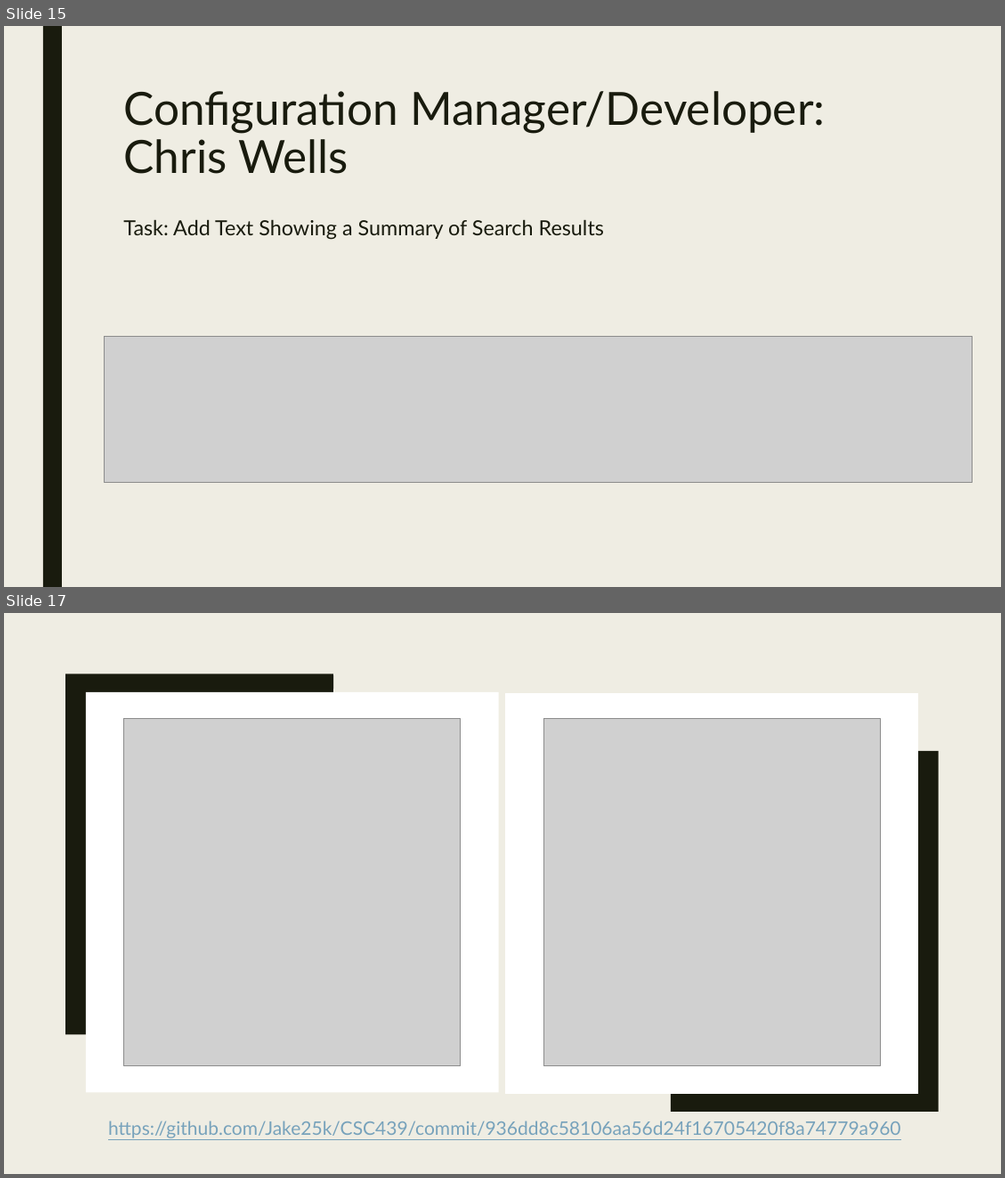
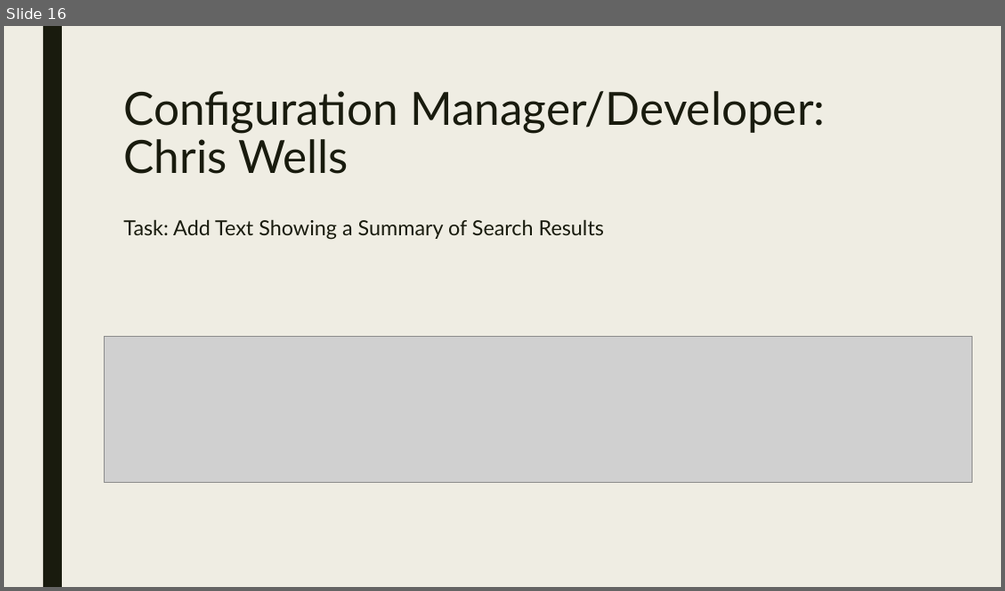
Before and after one commit to Jake25k/CSC439, a slide deck: PowerPoint Slides/csc439_sprint3_final.pptx. Shown one above the other, each under a label of ours: slides 15 and 17 before the commit, slide 16 after it; the slides between them are not shown. The pictures are 1005x1178 and 1005x591 pixels, drawn with LibreOffice and Linux fonts; fonts in the diff are those of the drawing; grey boxes stand for pictures. Boxes give left, top, right and bottom in pixels: in the first picture for what was removed or moved away, otherwise in the second. Text is boxed around its words. In the diff, an @@ line names an element or a change of style, - is before the commit and + after.

```diff
--- a/PowerPoint Slides/csc439_sprint3_final.pptx
+++ b/PowerPoint Slides/csc439_sprint3_final.pptx
@@ slide 17 removed at (x1=4, y1=613, x2=1001, y2=1174), background #EFEDE3 @@
@@ rectangle removed at (x1=4, y1=613, x2=1001, y2=1174) @@
@@ rectangle removed at (x1=43, y1=613, x2=62, y2=1174) @@
@@ freeform shape removed at (x1=65, y1=674, x2=333, y2=1034) @@
@@ rectangle removed at (x1=86, y1=692, x2=498, y2=1093) @@
@@ picture removed at (x1=124, y1=718, x2=461, y2=1066) @@
@@ rectangle removed at (x1=506, y1=693, x2=919, y2=1093) @@
@@ picture removed at (x1=544, y1=718, x2=881, y2=1066) @@
@@ freeform shape removed at (x1=671, y1=751, x2=938, y2=1111) @@
@@ text removed at (x1=108, y1=1120, x2=901, y2=1138) @@
-https://github.com/Jake25k/CSC439/commit/936dd8c58106aa56d24f16705420f8a74779a960
@@ what was slide 15 is now slide 16 @@
```
Also in this commit, not shown: 2 slides changed, 1 slide added, 1 other slide removed.
